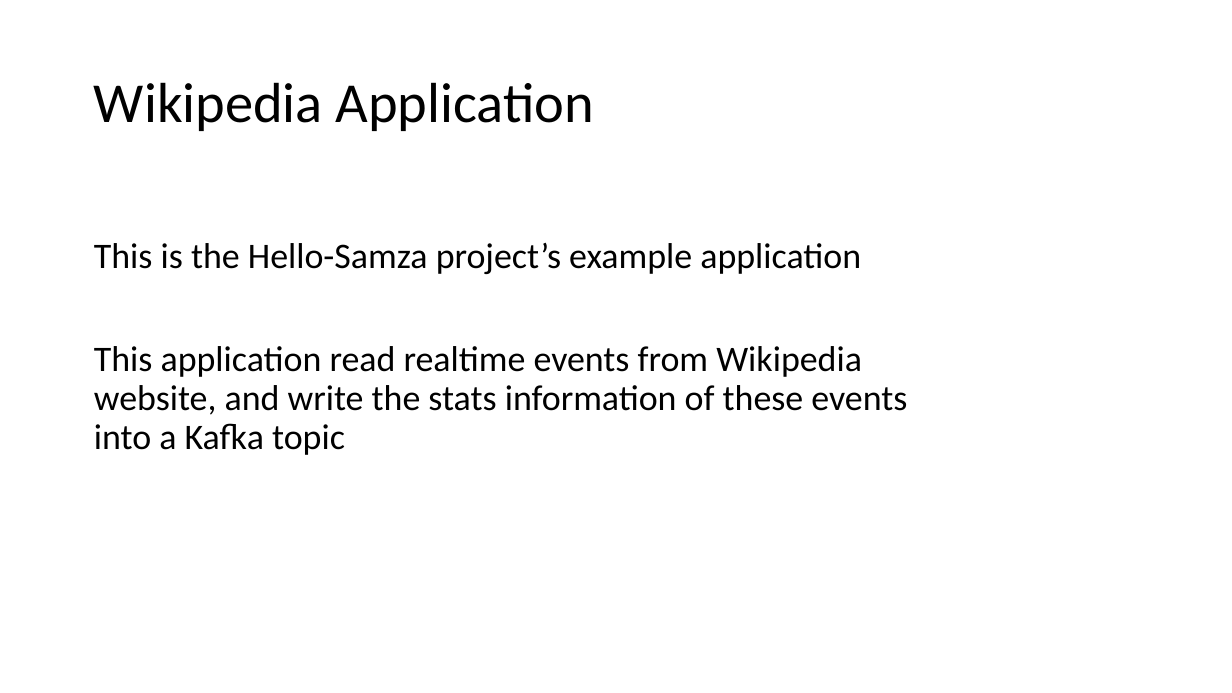
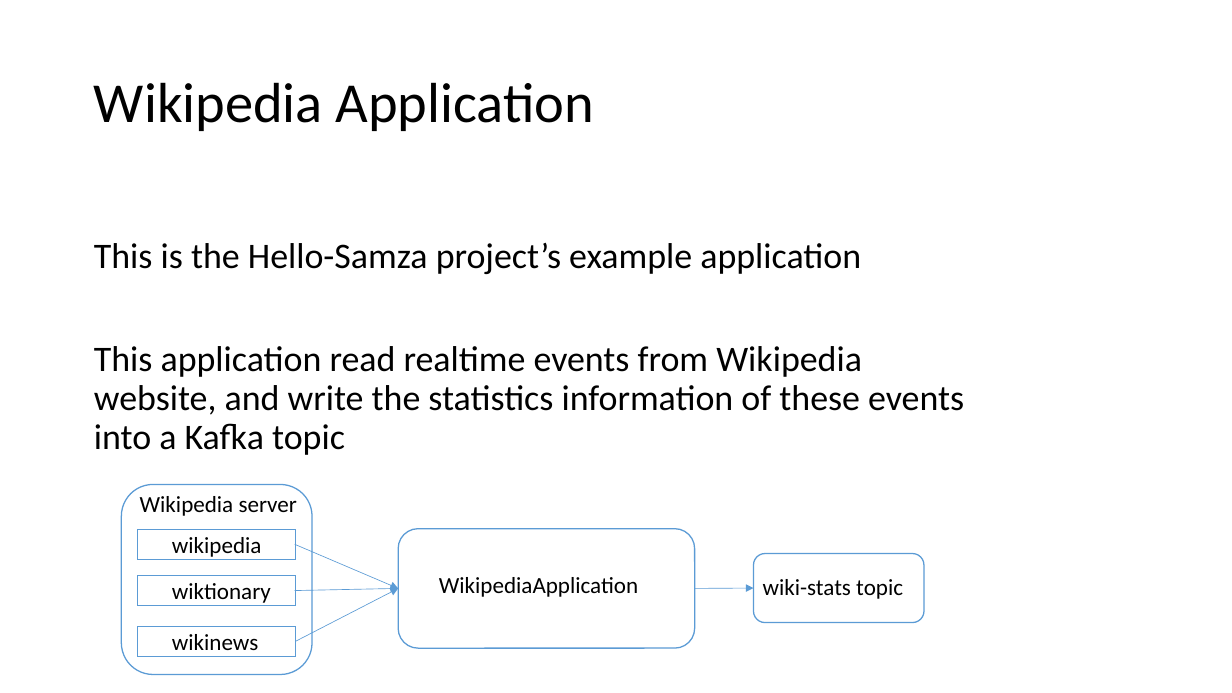
Before and after one commit to Swrrt/Samza-Documents, a slide deck: slide 15 of Documentation/SamzaStructure.pptx. Drawn at 1232x693 pixels with LibreOffice and Linux fonts; fonts in the diff are those of the drawing. Boxes give left, top, right and bottom in pixels: in the first picture for what was removed or moved away, otherwise in the second. Text is boxed around its words. In the diff, an @@ line names an element or a change of style, - is before the commit and + after.

Commit message:
ApplicationRunner is over!

```diff
--- a/Documentation/SamzaStructure.pptx
+++ b/Documentation/SamzaStructure.pptx
@@ text at bbox=[94, 346, 964, 455]: text changed @@
-This application read realtime events from Wikipedia website, and write the stats information of these events into a Kafka topic
+This application read realtime events from Wikipedia website, and write the statistics information of these events into a Kafka topic
@@ rounded rectangle added at bbox=[121, 484, 311, 675], fill #FFFFFF, outline #5B9BD5 1 pt @@
@@ text added at bbox=[140, 496, 297, 516], 18 pt, text #000000 @@
+Wikipedia server
@@ rectangle added at bbox=[138, 530, 296, 560], fill #FFFFFF, outline #5B9BD5 1 pt @@
@@ text added at bbox=[172, 537, 262, 557], 18 pt, text #000000 @@
+wikipedia
@@ rounded rectangle added at bbox=[398, 529, 695, 648], fill #FFFFFF, outline #5B9BD5 1 pt @@
@@ arrow added from (295, 544) to (398, 589), #5B9BD5 0.5 pt @@
@@ rounded rectangle added at bbox=[753, 554, 924, 623], fill #FFFFFF, outline #5B9BD5 1 pt @@
@@ rectangle added at bbox=[138, 576, 296, 606], fill #FFFFFF, outline #5B9BD5 1 pt @@
@@ text added at bbox=[172, 583, 271, 606], 18 pt, text #000000 @@
+wiktionary
@@ arrow added from (295, 591) to (398, 589), #5B9BD5 0.5 pt @@
@@ arrow added from (296, 641) to (398, 589), #5B9BD5 0.5 pt @@
@@ text added at bbox=[439, 577, 638, 597], 18 pt, text #000000 @@
+WikipediaApplication
@@ arrow added from (695, 589) to (753, 588), #5B9BD5 0.5 pt @@
@@ text added at bbox=[763, 579, 903, 599], 18 pt, text #000000 @@
+wiki-stats topic
@@ rectangle added at bbox=[138, 627, 296, 657], fill #FFFFFF, outline #5B9BD5 1 pt @@
@@ text added at bbox=[172, 634, 258, 650], 18 pt, text #000000 @@
+wikinews
```
Also in this commit, not shown: 8 other slides changed, 5 slides added, 1 slide removed.
